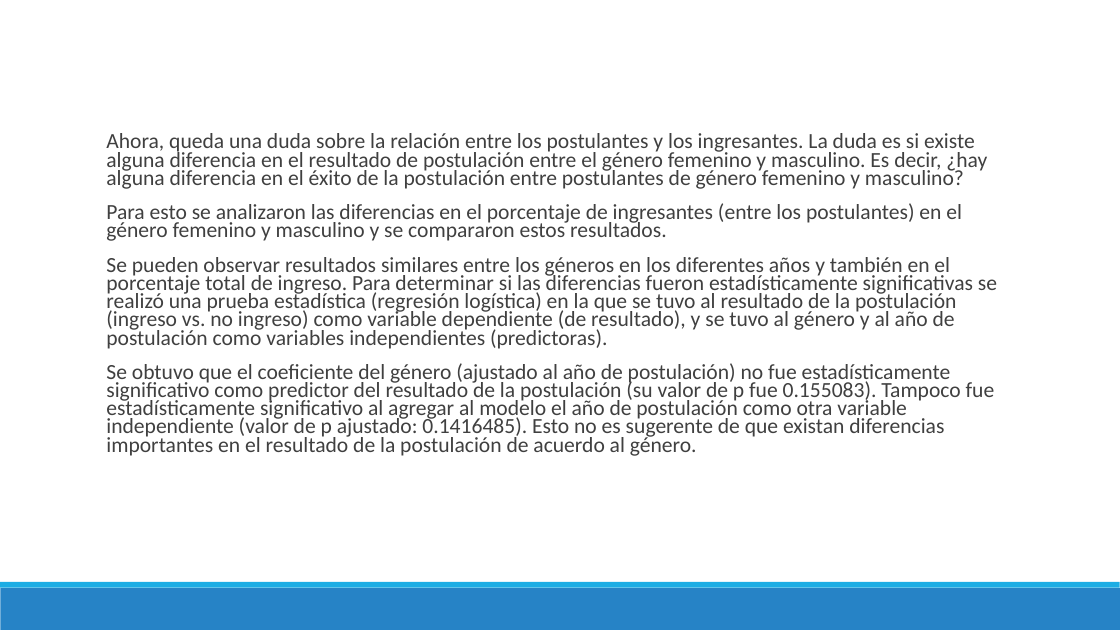
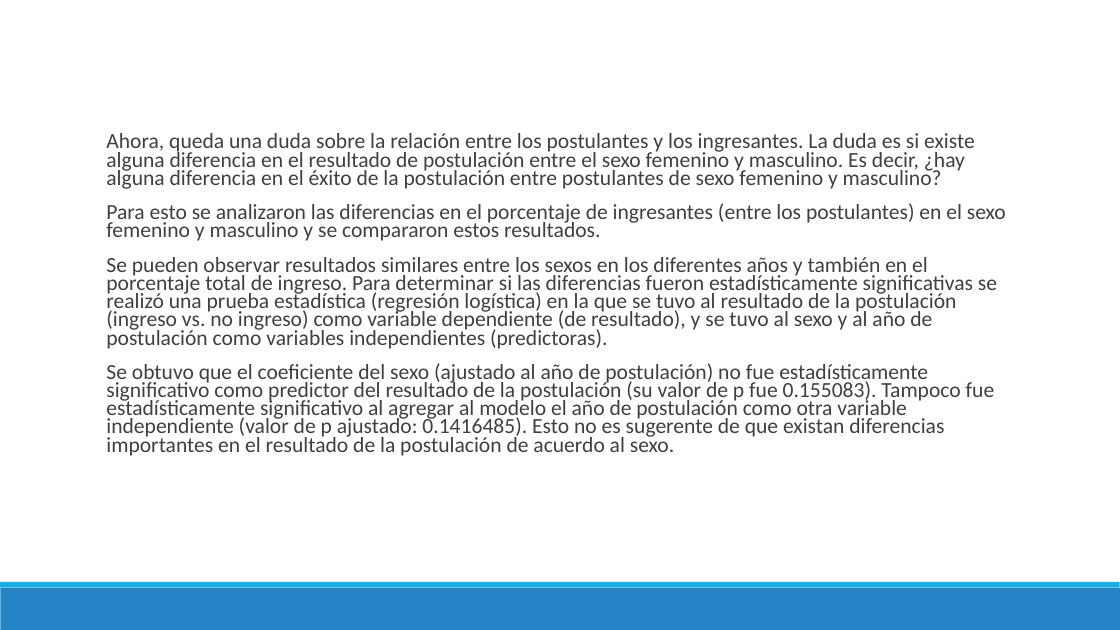
Before and after one commit to danimedi/tesis_genero_especialidades, a slide deck: slide 46 of doc/diapositivas_sustentacion_tesis.pptx. Drawn at 1120x630 pixels with LibreOffice and Linux fonts; fonts in the diff are those of the drawing. Boxes give left, top, right and bottom in pixels: in the first picture for what was removed or moved away, otherwise in the second. Text is boxed around its words. In the diff, an @@ line names an element or a change of style, - is before the commit and + after.

```diff
--- a/doc/diapositivas_sustentacion_tesis.pptx
+++ b/doc/diapositivas_sustentacion_tesis.pptx
@@ text at (x1=106, y1=133, x2=1006, y2=456): text changed @@
-  Ahora, queda una duda sobre la relación entre los postulantes y los ingresantes. La duda es si existe alguna diferencia en el resultado de postulación entre el género femenino y masculino. Es decir, ¿hay alguna diferencia en el éxito de la postulación entre postulantes de género femenino y masculino?
-  Para esto se analizaron las diferencias en el porcentaje de ingresantes (entre los postulantes) en el género femenino y masculino y se compararon estos resultados.
-  Se pueden observar resultados similares entre los géneros en los diferentes años y también en el porcentaje total de ingreso. Para determinar si las diferencias fueron estadísticamente significativas se realizó una prueba estadística (regresión logística) en la que se tuvo al resultado de la postulación (ingreso vs. no ingreso) como variable dependiente (de resultado), y se tuvo al género y al año de postulación como variables independientes (predictoras).
-  Se obtuvo que el coeficiente del género (ajustado al año de postulación) no fue estadísticamente significativo como predictor del resultado de la postulación (su valor de p fue 0.155083). Tampoco fue estadísticamente significativo al agregar al modelo el año de postulación como otra variable independiente (valor de p ajustado: 0.1416485). Esto no es sugerente de que existan diferencias importantes en el resultado de la postulación de acuerdo al género.
+  Ahora, queda una duda sobre la relación entre los postulantes y los ingresantes. La duda es si existe alguna diferencia en el resultado de postulación entre el sexo femenino y masculino. Es decir, ¿hay alguna diferencia en el éxito de la postulación entre postulantes de sexo femenino y masculino?
+  Para esto se analizaron las diferencias en el porcentaje de ingresantes (entre los postulantes) en el sexo femenino y masculino y se compararon estos resultados.
+  Se pueden observar resultados similares entre los sexos en los diferentes años y también en el porcentaje total de ingreso. Para determinar si las diferencias fueron estadísticamente significativas se realizó una prueba estadística (regresión logística) en la que se tuvo al resultado de la postulación (ingreso vs. no ingreso) como variable dependiente (de resultado), y se tuvo al sexo y al año de postulación como variables independientes (predictoras).
+  Se obtuvo que el coeficiente del sexo (ajustado al año de postulación) no fue estadísticamente significativo como predictor del resultado de la postulación (su valor de p fue 0.155083). Tampoco fue estadísticamente significativo al agregar al modelo el año de postulación como otra variable independiente (valor de p ajustado: 0.1416485). Esto no es sugerente de que existan diferencias importantes en el resultado de la postulación de acuerdo al sexo.
```
Also in this commit, not shown: 48 other slides changed, 2 other files.
